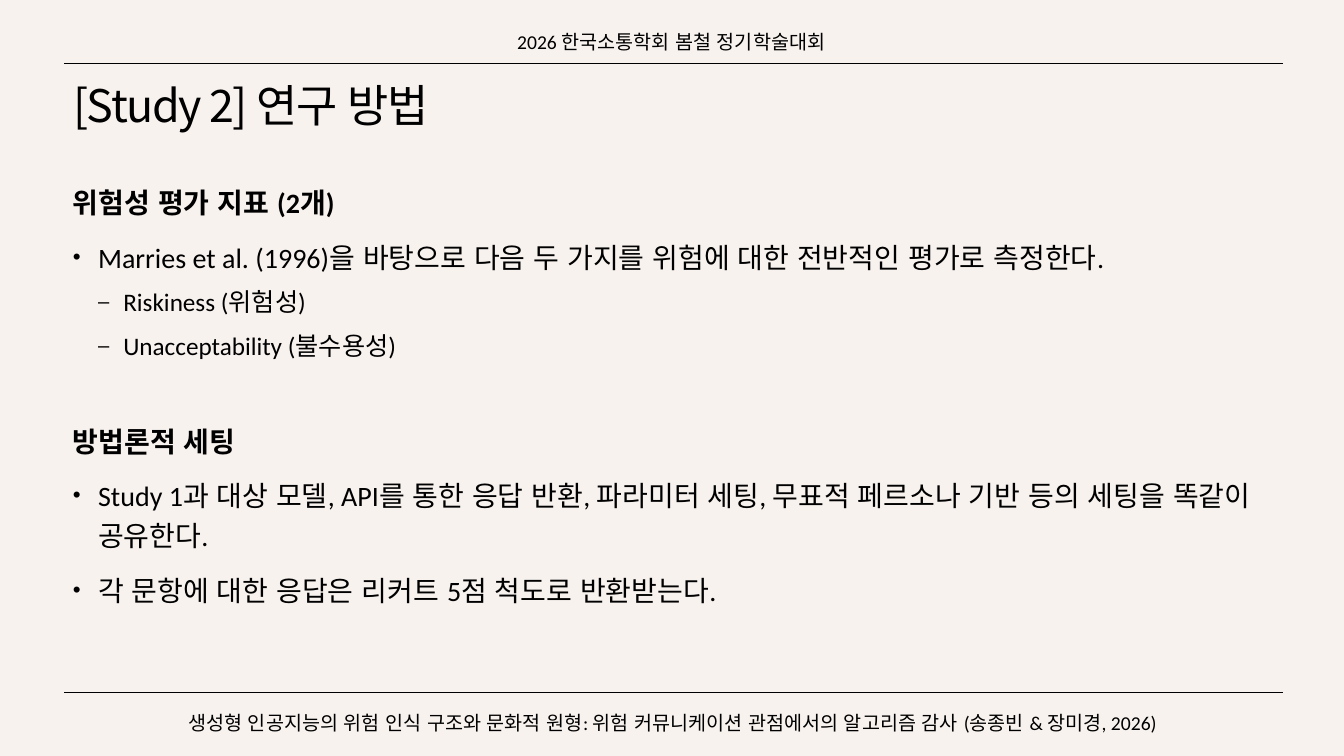
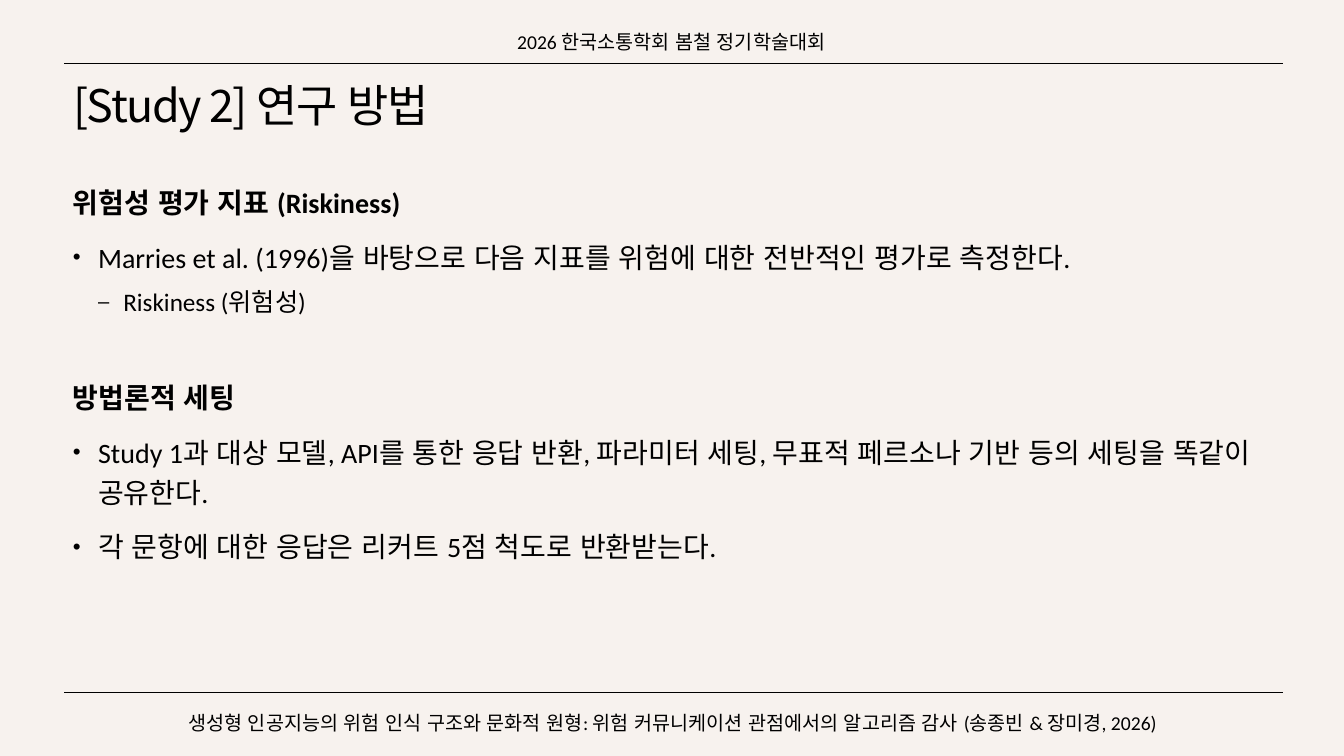
Before and after one commit to SongJongbeen/26-1, a slide deck: slide 26 of 연구/소통학회/생성형 인공지능의 위험 인식 구조와 문화적 원형.pptx (slide 24 before the commit). Drawn at 1344x756 pixels with LibreOffice and Linux fonts; fonts in the diff are those of the drawing. Boxes give left, top, right and bottom in pixels: in the first picture for what was removed or moved away, otherwise in the second. Text is boxed around its words. In the diff, an @@ line names an element or a change of style, - is before the commit and + after.

```diff
--- a/연구/소통학회/생성형 인공지능의 위험 인식 구조와 문화적 원형.pptx
+++ b/연구/소통학회/생성형 인공지능의 위험 인식 구조와 문화적 원형.pptx
@@ text at box(73, 189, 1071, 272): text changed @@
-위험성 평가 지표 (2개)
-• Marries et al. (1996)을 바탕으로 다음 두 가지를 위험에 대한 전반적인 평가로 측정한다.
+위험성 평가 지표 (Riskiness)
+• Marries et al. (1996)을 바탕으로 다음 지표를 위험에 대한 전반적인 평가로 측정한다.
@@ text at box(123, 334, 396, 359): paragraph removed @@
-  – Unacceptability (불수용성)
```
Also in this commit, not shown: 1 other slide changed, 6 slides added, 20 other files.
